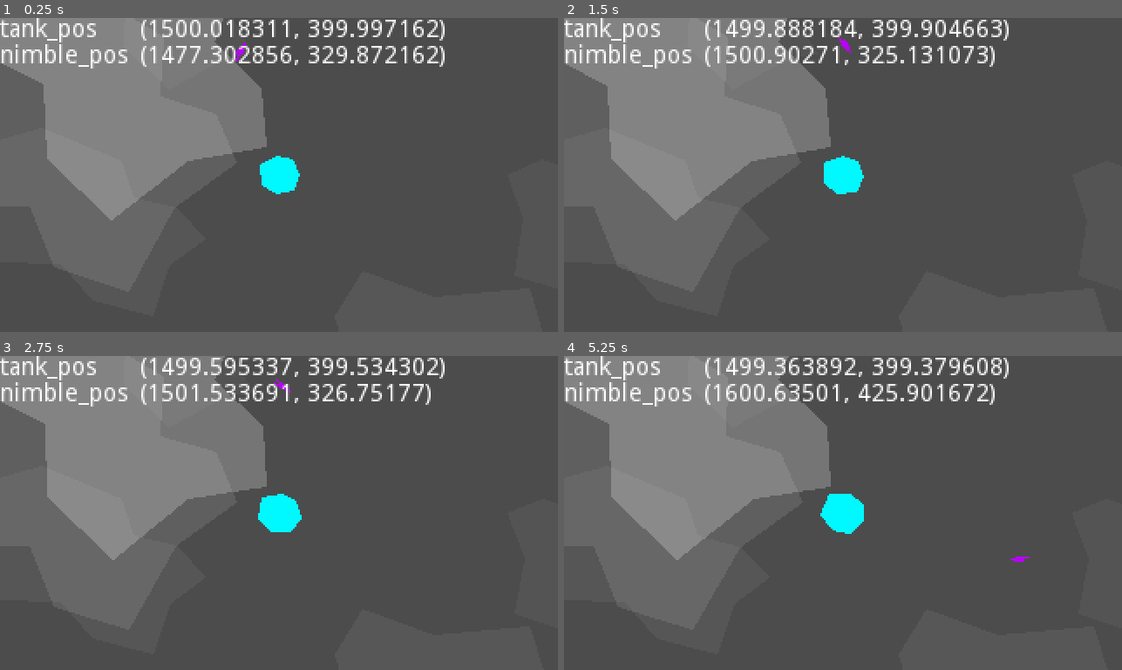
Above: before the commit, frames 1-4 (two rows, left to right).
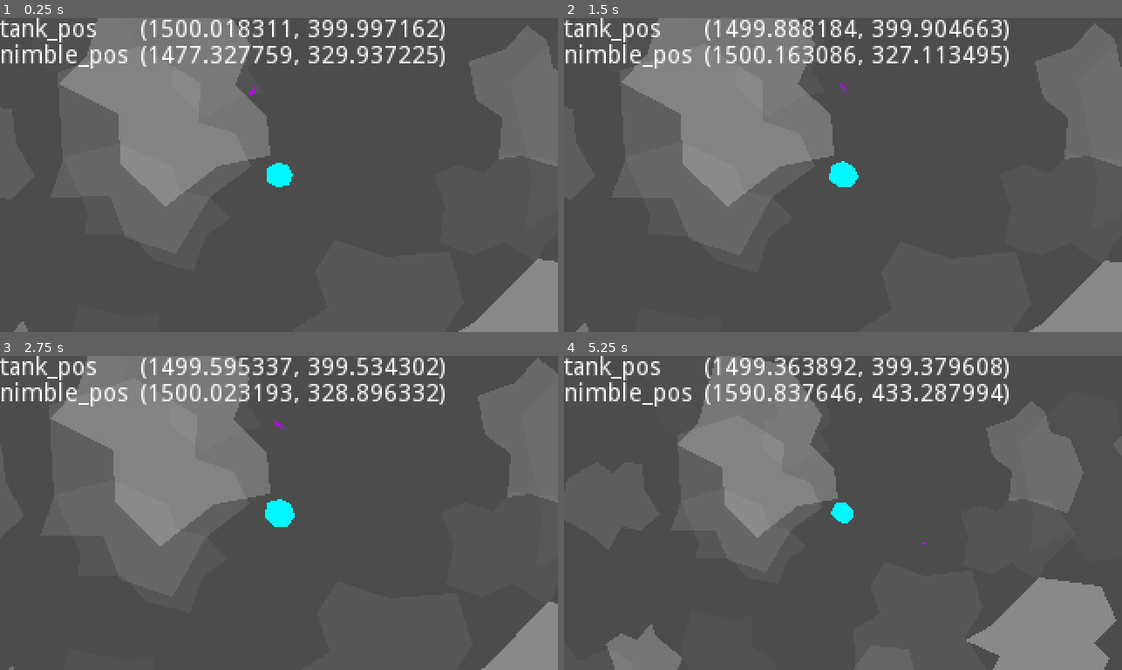
Above: after the commit, the same moments.

Repository: weresharks/krak-jam-2022
Game: Godot game, scene res://Main.tscn
Same seed, same stepped clock (60 frames per second), same inputs: the game is played once before the commit and once after it.
Inputs:
- Up to frame 1 (0.25 s): no input
- Up to frame 2 (1.5 s): hold D (nimble_right) 0.53-1.28 s; hold S (nimble_back) from 1.28 s (still down)
- Up to frame 3 (2.75 s): release S (nimble_back) at 2.03 s; hold D (nimble_right) from 2.03 s (still down)
- Up to frame 4 (5.25 s): release D (nimble_right) at 2.78 s; hold W (nimble_forward) 2.78-3.53 s; hold A (nimble_left) 3.53-5.03 s; hold S (nimble_back) from 5.03 s (still down)

The runs differ from the first frame. In frame 1, 22% of the frame differs, in the area x 0-100%, y 0-100%; in frame 2, 22%; in frame 3, 20%; in frame 4, 31%.

Commit message:
viewport zoom

Diff:
--- a/game/Main.gd
+++ b/game/Main.gd
@@ -3,6 +3,8 @@
 
 export var initial_nimble_displacement: float = 60
 export var initial_nimble_displacement_variation: float = 20
+export var min_zoom_distance: float = 50
+export var max_zoom_distance: float = 700
 
 # Called when the node enters the scene tree for the first time.
 func _ready():
@@ -24,4 +26,11 @@
 
 func _process(delta):
 	$Nimble.update_tank_pos($Tank.position)
+	var zoom_distance = $Nimble.position.distance_to($Tank.position)
+
+	if zoom_distance <= min_zoom_distance:
+		$Tank/Camera.zoom = Vector2.ONE
+	elif zoom_distance < max_zoom_distance:
+		$Tank/Camera.zoom = Vector2.ONE * (zoom_distance / min_zoom_distance)
+
 	update_debug()
--- a/game/Nimble.gd
+++ b/game/Nimble.gd
@@ -5,7 +5,7 @@
 export var max_speed: float = 70
 export var min_speed: float = 5
 export var start_speed: float = 30
-export var gravity_base: float = 800
+export var gravity_base: float = 1000
 export var min_gravity_distance: float = 20*20
 export var acceleration_impulse: float = 10
 export var turning_impulse: float = 1
